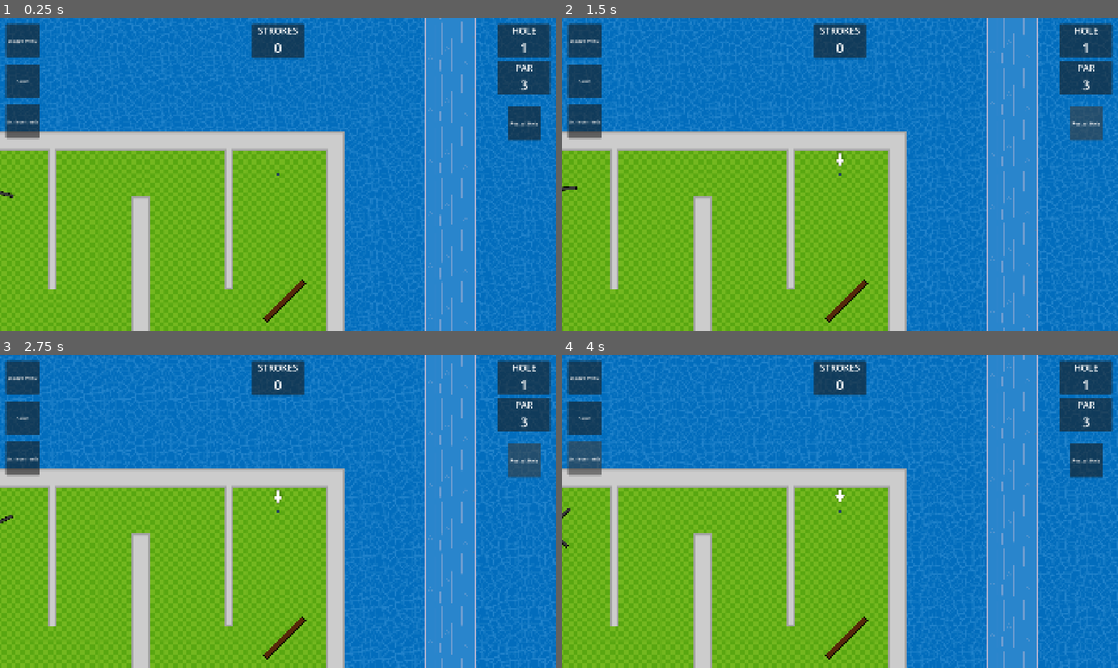
Above: before the commit, frames 1-4 (two rows, left to right).
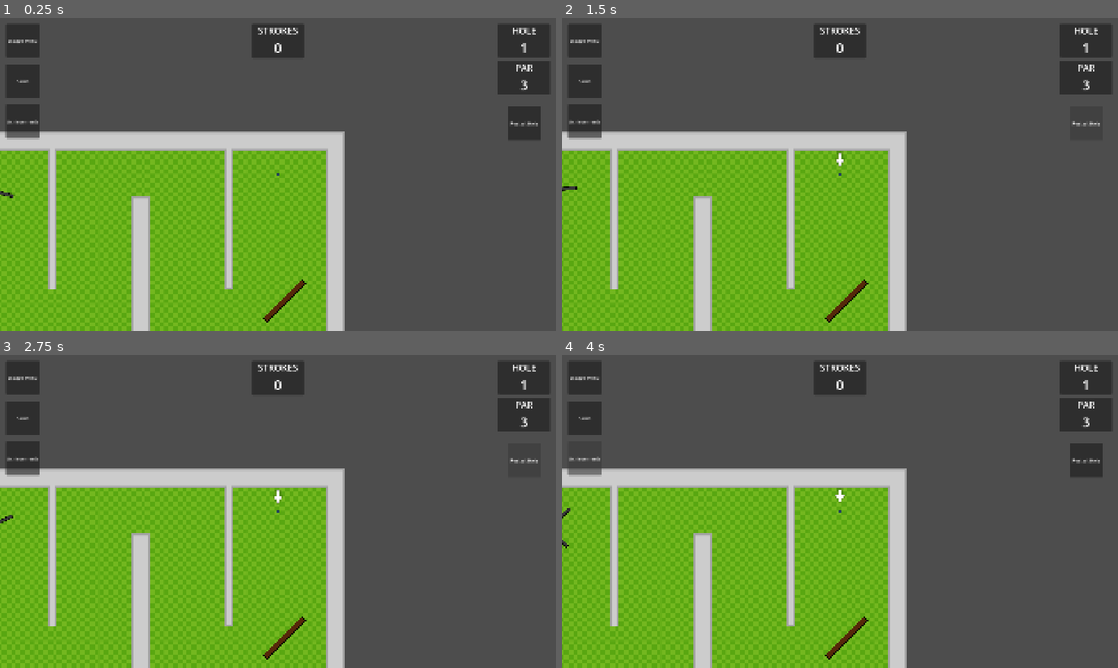
Above: after the commit, the same moments.

Repository: Crimbane/top-down-minigolf
Game: Godot game, scene res://Stages/Game/game.tscn
Same seed, same stepped clock (60 frames per second), same inputs: the game is played once before the commit and once after it. The engine's default icon, where the game draws it, is replaced by a stand-in: a white triangle on a blue panel in a dark square.
Inputs:
- Up to frame 1 (0.25 s): no input
- Up to frame 2 (1.5 s): click "Restart Hole" at 0.5 s; click "Restart Hole" at 1.25 s
- Up to frame 3 (2.75 s): click "Restart Hole" at 2 s
- Up to frame 4 (4 s): click "Skins" at 2.75 s; click "Achievements" at 3.5 s

The runs differ from the first frame. In frame 1, 60% of the frame differs, in the area x 0-100%, y 0-100%; in frame 2, 60%; in frame 3, 60%; in frame 4, 60%.

Commit message:
Sand dunes
- Made color of rushing water darker

Diff:
--- a/Stages/Tileset/Rushing water/Rushing water streaks.svg
+++ b/Stages/Tileset/Rushing water/Rushing water streaks.svg
@@ -9,7 +9,7 @@
    id="svg1"
    inkscape:version="1.4.4 (dcaf3e7, 2026-05-05)"
    sodipodi:docname="Water save.svg"
-   inkscape:export-filename="Rushing water foam borders.svg"
+   inkscape:export-filename="Water tile darker foam.svg"
    inkscape:export-xdpi="96"
    inkscape:export-ydpi="96"
    xmlns:inkscape="http://www.inkscape.org/namespaces/inkscape"
@@ -28,13 +28,13 @@
      inkscape:deskcolor="#505050"
      inkscape:document-units="mm"
      inkscape:zoom="1"
-     inkscape:cx="249"
-     inkscape:cy="292.5"
-     inkscape:window-width="1920"
-     inkscape:window-height="1017"
-     inkscape:window-x="1912"
-     inkscape:window-y="-8"
-     inkscape:window-maximized="1"
+     inkscape:cx="179"
+     inkscape:cy="226"
+     inkscape:window-width="933"
+     inkscape:window-height="1040"
+     inkscape:window-x="2154"
+     inkscape:window-y="0"
+     inkscape:window-maximized="0"
      inkscape:current-layer="layer3">
     <inkscape:page
        x="0"
@@ -627,56 +627,55 @@
      inkscape:label="Rushing water"
      style="display:inline">
     <rect
-       style="display:inline;opacity:1;fill:#3abcf8;fill-opacity:1;stroke:none;stroke-width:2.11667;stroke-linecap:round;stroke-linejoin:round;stroke-dasharray:none;stroke-opacity:1;paint-order:stroke fill markers"
+       style="display:inline;opacity:1;fill:#0987da;fill-opacity:1;stroke:none;stroke-width:2.11667;stroke-linecap:round;stroke-linejoin:round;stroke-dasharray:none;stroke-opacity:1;paint-order:stroke fill markers"
        id="rect84"
        width="135.46666"
        height="135.46666"
        x="0"
        y="0"
-       ry="4.2553185e-07"
-       inkscape:label="Background" />
-    <path
-       style="display:inline;opacity:0.5;fill:none;fill-opacity:1;stroke:#ffffff;stroke-width:2.50547;stroke-linecap:round;stroke-linejoin:round;stroke-dasharray:none;stroke-opacity:1;paint-order:stroke fill markers"
+       ry="4.2553185e-07" />
+    <path
+       style="opacity:0.5;fill:none;fill-opacity:1;stroke:#ffffff;stroke-width:2.50547;stroke-linecap:round;stroke-linejoin:round;stroke-dasharray:none;stroke-opacity:1;paint-order:stroke fill markers"
        d="m 9.8378288,27.372692 c 118.6930612,0 118.6930612,0 118.6930612,0"
        id="path64" />
     <path
-       style="display:inline;opacity:0.5;fill:none;fill-opacity:1;stroke:#ffffff;stroke-width:2.11667;stroke-linecap:round;stroke-linejoin:round;stroke-dasharray:none;stroke-opacity:1;paint-order:stroke fill markers"
+       style="opacity:0.5;fill:none;fill-opacity:1;stroke:#ffffff;stroke-width:2.11667;stroke-linecap:round;stroke-linejoin:round;stroke-dasharray:none;stroke-opacity:1;paint-order:stroke fill markers"
        d="M 12.203906,41.395608 H 36.545573"
        id="path65" />
     <path
-       style="display:inline;opacity:0.5;fill:none;fill-opacity:1;stroke:#ffffff;stroke-width:2.62553;stroke-linecap:round;stroke-linejoin:round;stroke-dasharray:none;stroke-opacity:1;paint-order:stroke fill markers"
+       style="opacity:0.5;fill:none;fill-opacity:1;stroke:#ffffff;stroke-width:2.62553;stroke-linecap:round;stroke-linejoin:round;stroke-dasharray:none;stroke-opacity:1;paint-order:stroke fill markers"
        d="m 51.573521,47.360416 c 82.590459,0 82.590459,0 82.590459,0"
        id="path66" />
     <path
-       style="display:inline;opacity:0.5;fill:none;fill-opacity:1;stroke:#ffffff;stroke-width:2.38125;stroke-linecap:round;stroke-linejoin:round;stroke-dasharray:none;stroke-opacity:1;paint-order:stroke fill markers"
+       style="opacity:0.5;fill:none;fill-opacity:1;stroke:#ffffff;stroke-width:2.38125;stroke-linecap:round;stroke-linejoin:round;stroke-dasharray:none;stroke-opacity:1;paint-order:stroke fill markers"
        d="M 13.758333,71.966666 H 90.222916"
        id="path67" />
     <path
-       style="display:inline;opacity:0.5;fill:none;fill-opacity:1;stroke:#ffffff;stroke-width:2.64583;stroke-linecap:round;stroke-linejoin:round;stroke-dasharray:none;stroke-opacity:1;paint-order:stroke fill markers"
+       style="opacity:0.5;fill:none;fill-opacity:1;stroke:#ffffff;stroke-width:2.64583;stroke-linecap:round;stroke-linejoin:round;stroke-dasharray:none;stroke-opacity:1;paint-order:stroke fill markers"
        d="M 84.884328,98.424999 H 133.92609"
        id="path68" />
     <path
-       style="display:inline;opacity:0.5;fill:none;fill-opacity:1;stroke:#ffffff;stroke-width:2.16931;stroke-linecap:round;stroke-linejoin:round;stroke-dasharray:none;stroke-opacity:1;paint-order:stroke fill markers"
+       style="opacity:0.5;fill:none;fill-opacity:1;stroke:#ffffff;stroke-width:2.16931;stroke-linecap:round;stroke-linejoin:round;stroke-dasharray:none;stroke-opacity:1;paint-order:stroke fill markers"
        d="M 19.450514,87.577082 H 129.30199"
        id="path69" />
     <path
-       style="display:inline;opacity:0.5;fill:none;fill-opacity:1;stroke:#ffffff;stroke-width:2.11667;stroke-linecap:round;stroke-linejoin:round;stroke-dasharray:none;stroke-opacity:1;paint-order:stroke fill markers"
+       style="opacity:0.5;fill:none;fill-opacity:1;stroke:#ffffff;stroke-width:2.11667;stroke-linecap:round;stroke-linejoin:round;stroke-dasharray:none;stroke-opacity:1;paint-order:stroke fill markers"
        d="M 1.5442045,121.44375 H 55.076628"
        id="path70" />
     <path
-       style="display:inline;opacity:0.3;fill:none;fill-opacity:1;stroke:#ffffff;stroke-width:2.11667;stroke-linecap:round;stroke-linejoin:round;stroke-dasharray:none;stroke-opacity:1;paint-order:stroke fill markers"
+       style="opacity:0.3;fill:none;fill-opacity:1;stroke:#ffffff;stroke-width:2.11667;stroke-linecap:round;stroke-linejoin:round;stroke-dasharray:none;stroke-opacity:1;paint-order:stroke fill markers"
        d="m 38.420355,11.37904 8.458147,4.883314 -8.317259,4.801971"
        id="path71" />
     <path
-       style="display:inline;opacity:0.3;fill:none;fill-opacity:1;stroke:#ffffff;stroke-width:2.11667;stroke-linecap:round;stroke-linejoin:round;stroke-dasharray:none;stroke-opacity:1;paint-order:stroke fill markers"
+       style="opacity:0.3;fill:none;fill-opacity:1;stroke:#ffffff;stroke-width:2.11667;stroke-linecap:round;stroke-linejoin:round;stroke-dasharray:none;stroke-opacity:1;paint-order:stroke fill markers"
        d="m 61.884273,54.887045 8.458147,4.883313 -8.317259,4.801971"
        id="path72" />
     <path
-       style="display:inline;opacity:0.3;fill:none;fill-opacity:1;stroke:#ffffff;stroke-width:2.11667;stroke-linecap:round;stroke-linejoin:round;stroke-dasharray:none;stroke-opacity:1;paint-order:stroke fill markers"
+       style="opacity:0.3;fill:none;fill-opacity:1;stroke:#ffffff;stroke-width:2.11667;stroke-linecap:round;stroke-linejoin:round;stroke-dasharray:none;stroke-opacity:1;paint-order:stroke fill markers"
        d="m 24.081394,103.05521 8.45815,4.88332 -8.31726,4.80197"
        id="path73" />
     <path
-       style="display:inline;opacity:0.5;fill:none;fill-opacity:1;stroke:#ffffff;stroke-width:1.17807;stroke-linecap:round;stroke-linejoin:round;stroke-dasharray:none;stroke-opacity:1;paint-order:stroke fill markers"
+       style="opacity:0.5;fill:none;fill-opacity:1;stroke:#ffffff;stroke-width:1.17807;stroke-linecap:round;stroke-linejoin:round;stroke-dasharray:none;stroke-opacity:1;paint-order:stroke fill markers"
        id="path79"
        sodipodi:type="arc"
        sodipodi:cx="4.9846091"
@@ -694,9 +693,9 @@
        xlink:href="#path79"
        id="use80"
        transform="translate(9.7565105,60.20439)"
-       style="display:inline;opacity:1" />
-    <path
-       style="display:inline;opacity:0.5;fill:none;fill-opacity:1;stroke:#ffffff;stroke-width:0.883549;stroke-linecap:round;stroke-linejoin:round;stroke-dasharray:none;stroke-opacity:1;paint-order:stroke fill markers"
+       style="opacity:1" />
+    <path
+       style="opacity:0.5;fill:none;fill-opacity:1;stroke:#ffffff;stroke-width:0.883549;stroke-linecap:round;stroke-linejoin:round;stroke-dasharray:none;stroke-opacity:1;paint-order:stroke fill markers"
        id="path80"
        sodipodi:type="arc"
        sodipodi:cx="8.4802017"
@@ -714,28 +713,28 @@
        xlink:href="#path79"
        id="use81"
        transform="translate(42.267967,19.987724)"
-       style="display:inline;opacity:1" />
+       style="opacity:1" />
     <use
        x="0"
        y="0"
        xlink:href="#path79"
        id="use82"
        transform="translate(4.4760553,44.593974)"
-       style="display:inline;opacity:1" />
+       style="opacity:1" />
     <use
        x="0"
        y="0"
        xlink:href="#path80"
        id="use83"
        transform="translate(73.470765,57.029392)"
-       style="display:inline;opacity:1" />
+       style="opacity:1" />
     <use
        x="0"
        y="0"
        xlink:href="#use83"
        id="use84"
        transform="translate(51.329167,23.018751)"
-       style="display:inline;opacity:0.5" />
+       style="opacity:0.5" />
     <g
        id="g122"
        inkscape:label="Foam walls"
@@ -762,8 +761,7 @@
        y="0"
        xlink:href="#g122"
        id="use122"
-       transform="translate(0,135.46656)"
-       style="display:inline" />
+       transform="translate(0,135.46656)" />
   </g>
   <g
      inkscape:groupmode="layer"
--- a/Stages/Tileset/tile_map_layer_water.tscn
+++ b/Stages/Tileset/tile_map_layer_water.tscn
@@ -6,6 +6,7 @@
 [ext_resource type="Texture2D" uid="uid://bw28kg260mnvl" path="res://Stages/Tileset/Rushing water/Rushing water.svg" id="4_g5wvi"]
 [ext_resource type="Texture2D" uid="uid://deotnw102ffg3" path="res://Stages/Tileset/Rushing water/Rushing water foam borders.svg" id="4_v71xr"]
 [ext_resource type="Texture2D" uid="uid://dxokwucj3iaja" path="res://Stages/Tileset/Rushing water/Rushing water streaks.svg" id="5_fyva8"]
+[ext_resource type="Texture2D" uid="uid://p333lnr6by81" path="res://Stages/Tileset/Sand seamless.png" id="7_fyva8"]
 
 [sub_resource type="ShaderMaterial" id="ShaderMaterial_x4ksy"]
 shader = ExtResource("1_vmaci")
@@ -30,16 +31,21 @@
 texture = ExtResource("4_g5wvi")
 texture_region_size = Vector2i(512, 512)
 0:0/0 = 0
-0:0/0/modulate = Color(0.7058824, 0.7058824, 0.8235294, 1)
 0:0/0/material = SubResource("ShaderMaterial_2rwl0")
+
+[sub_resource type="TileSetAtlasSource" id="TileSetAtlasSource_rpn5y"]
+texture = ExtResource("7_fyva8")
+texture_region_size = Vector2i(512, 512)
+0:0/0 = 0
 
 [sub_resource type="TileSet" id="TileSet_t1yug"]
 tile_size = Vector2i(512, 512)
 sources/0 = SubResource("TileSetAtlasSource_vmaci")
 sources/1 = SubResource("TileSetAtlasSource_v71xr")
+sources/2 = SubResource("TileSetAtlasSource_rpn5y")
 
 [node name="TileMapLayer Water" type="TileMapLayer" unique_id=783580211]
 texture_repeat = 2
 scale = Vector2(0.35, 0.35)
-tile_map_data = PackedByteArray(0, 0, 2, 0, 1, 0, 0, 0, 0, 0, 0, 0, 0, 0, 0, 0, 3, 0, 1, 0, 0, 0, 0, 0, 0, 0, 1, 0, 3, 0, 1, 0, 0, 0, 0, 0, 0, 0)
+tile_map_data = PackedByteArray(0, 0, 2, 0, 1, 0, 0, 0, 0, 0, 0, 0, 0, 0, 0, 0, 3, 0, 1, 0, 0, 0, 0, 0, 0, 0, 1, 0, 3, 0, 1, 0, 0, 0, 0, 0, 0, 0, 5, 0, 0, 0, 2, 0, 0, 0, 0, 0, 0, 0, 6, 0, 0, 0, 2, 0, 0, 0, 0, 0, 0, 0)
 tile_set = SubResource("TileSet_t1yug")
Binary file added: Stages/Tileset/Sand dunes.png
Not shown, added: Stages/Tileset/Sand dunes.png.import
